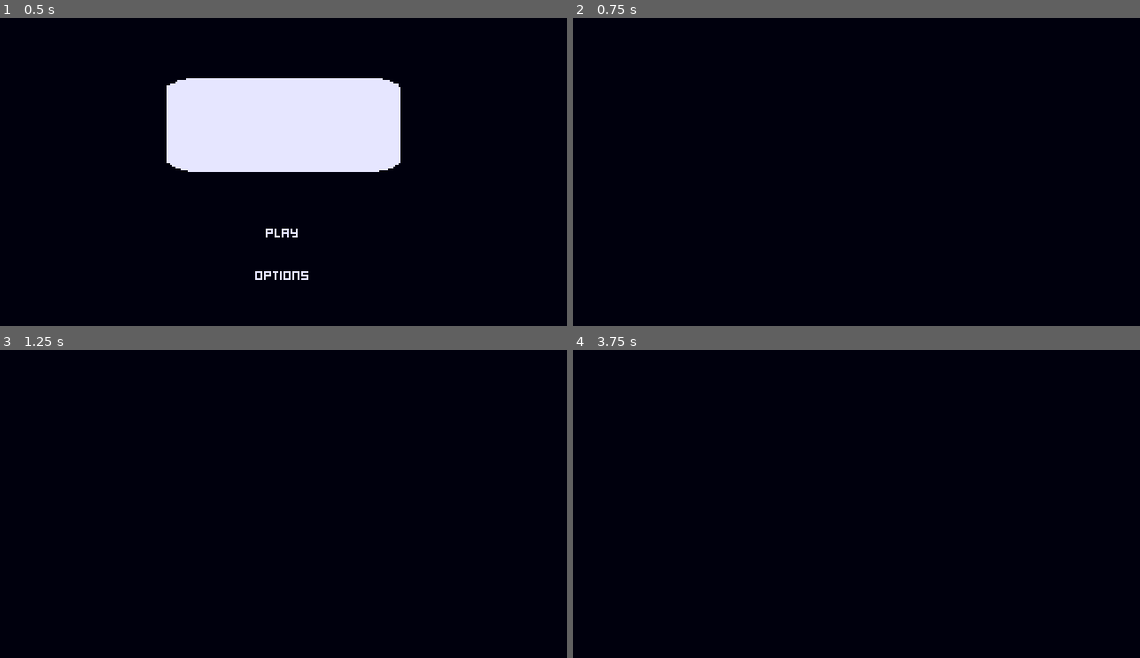
Above: before the commit, frames 1-4 (two rows, left to right).
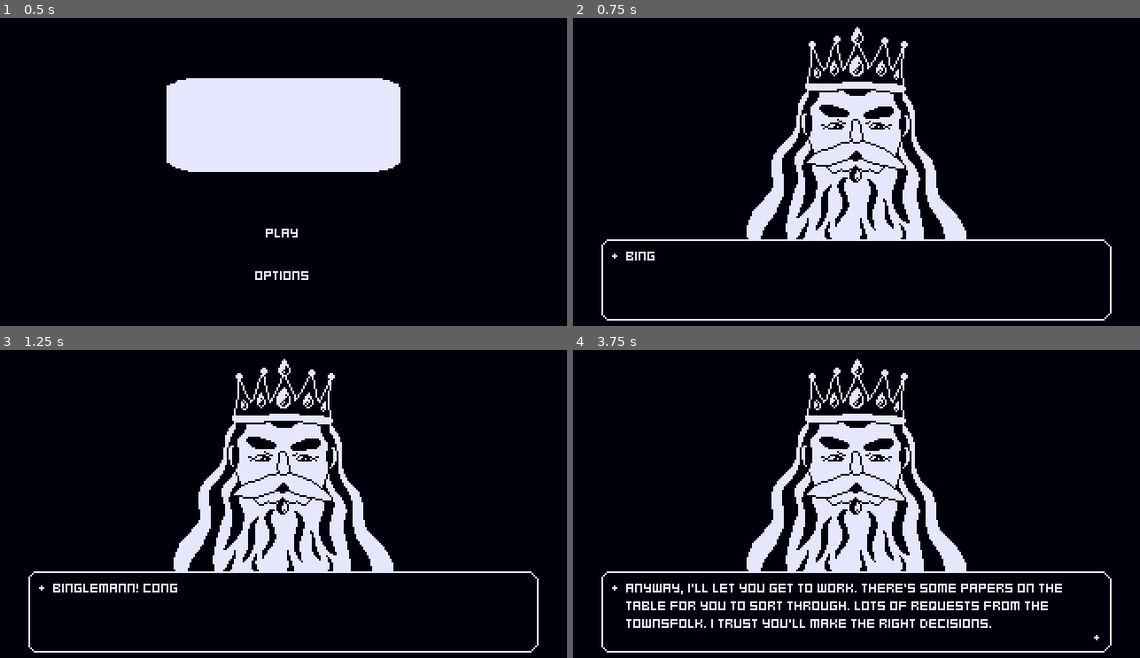
Above: after the commit, the same moments.

Repository: songbirdgamedev/b1t-jam-3-offering
Game: Godot game, scene res://scenes/title_screen.tscn
Same seed, same stepped clock (60 frames per second), same inputs: the game is played once before the commit and once after it. The engine's default icon, where the game draws it, is replaced by a stand-in: a white triangle on a blue panel in a dark square.
Inputs (mouse positions are in pixels of both pictures, inside the frame that each line leads up to):
- Up to frame 1 (0.5 s): no input
- Up to frame 2 (0.75 s): click "Play" at 0.5 s
- Up to frame 3 (1.25 s): no input
- Up to frame 4 (3.75 s): move the mouse to (981, 485) at 1.27 s; click (981, 485) at 1.35 s; tap Enter at 2 s; move the mouse to (743, 516) at 2.02 s; click (743, 516) at 2.1 s; move the mouse to (913, 430) at 2.77 s; click (913, 430) at 2.85 s; click (913, 430) at 3.5 s; move the mouse to (828, 565) at 3.52 s; click (828, 565) at 3.6 s

Frame 1 is identical in both runs. In frame 2, 11% of the frame differs, in the area x 5-95%, y 2-99%; in frame 3, 12%; in frame 4, 14%.

Commit message:
Add scenario and text system Minor changes to decision and dialogue scenes

Diff:
--- a/project.godot
+++ b/project.godot
@@ -19,6 +19,8 @@
 
 GameManager="*res://scripts/autoloads/game_manager.gd"
 LevelManager="*res://scripts/autoloads/level_manager.gd"
+TextManager="*res://scripts/autoloads/text_manager.gd"
+ScenarioManager="*res://scripts/autoloads/scenario_manager.gd"
 
 [display]
 
--- a/scenes/decision.tscn
+++ b/scenes/decision.tscn
@@ -1,82 +1,42 @@
-[gd_scene load_steps=10 format=3 uid="uid://djqjeafm2o7ae"]
+[gd_scene load_steps=5 format=3 uid="uid://djqjeafm2o7ae"]
 
-[ext_resource type="Shader" uid="uid://d0g20hi08muw6" path="res://resources/1-bit.gdshader" id="1_6617h"]
-[ext_resource type="Texture2D" uid="uid://brtumap3w2vj3" path="res://assets/sprites/king.png" id="1_ugbkg"]
+[ext_resource type="Script" uid="uid://bimndxlpd60c5" path="res://scripts/decision.gd" id="1_4swvt"]
 [ext_resource type="PackedScene" uid="uid://c844pkcuoapm0" path="res://scenes/text_box.tscn" id="2_4swvt"]
+[ext_resource type="Texture2D" uid="uid://ivk75cq16n7i" path="res://assets/sprites/paper.png" id="2_ugbkg"]
 [ext_resource type="PackedScene" uid="uid://fe347kyj24xi" path="res://scenes/decision_button.tscn" id="3_e23qt"]
 
-[sub_resource type="AtlasTexture" id="AtlasTexture_w3s3v"]
-atlas = ExtResource("1_ugbkg")
-region = Rect2(0, 0, 128, 128)
-
-[sub_resource type="AtlasTexture" id="AtlasTexture_27a5e"]
-atlas = ExtResource("1_ugbkg")
-region = Rect2(128, 0, 128, 128)
-
-[sub_resource type="AtlasTexture" id="AtlasTexture_iahoj"]
-atlas = ExtResource("1_ugbkg")
-region = Rect2(256, 0, 128, 128)
-
-[sub_resource type="SpriteFrames" id="SpriteFrames_yc706"]
-animations = [{
-"frames": [],
-"loop": true,
-"name": &"elders",
-"speed": 5.0
-}, {
-"frames": [{
-"duration": 1.0,
-"texture": SubResource("AtlasTexture_w3s3v")
-}, {
-"duration": 1.0,
-"texture": SubResource("AtlasTexture_27a5e")
-}, {
-"duration": 1.0,
-"texture": SubResource("AtlasTexture_iahoj")
-}],
-"loop": true,
-"name": &"king request",
-"speed": 5.0
-}]
-
-[sub_resource type="ShaderMaterial" id="ShaderMaterial_5ne8h"]
-shader = ExtResource("1_6617h")
-
 [node name="Decision" type="CanvasLayer"]
+script = ExtResource("1_4swvt")
 
 [node name="Background" type="ColorRect" parent="."]
 offset_right = 320.0
 offset_bottom = 180.0
 color = Color(0, 0, 0, 1)
 
-[node name="Requester" type="AnimatedSprite2D" parent="."]
+[node name="Sprite2D" type="Sprite2D" parent="."]
 position = Vector2(160, 116)
-sprite_frames = SubResource("SpriteFrames_yc706")
-animation = &"king request"
-autoplay = "king request"
-frame = 1
-frame_progress = 0.7259105
+texture = ExtResource("2_ugbkg")
 
 [node name="TextBox" parent="." instance=ExtResource("2_4swvt")]
-offset_left = -4.0
 offset_top = -172.0
-offset_right = -4.0
 offset_bottom = -122.0
 
-[node name="Decision1" parent="." instance=ExtResource("3_e23qt")]
-position = Vector2(4, 64)
+[node name="Buttons" type="Node2D" parent="."]
 
-[node name="Decision2" parent="." instance=ExtResource("3_e23qt")]
-position = Vector2(220, 64)
+[node name="Decision1" parent="Buttons" instance=ExtResource("3_e23qt")]
+position = Vector2(0, 64)
 
-[node name="Decision3" parent="." instance=ExtResource("3_e23qt")]
-position = Vector2(4, 128)
+[node name="Decision2" parent="Buttons" instance=ExtResource("3_e23qt")]
+position = Vector2(192, 64)
 
-[node name="Decision4" parent="." instance=ExtResource("3_e23qt")]
-position = Vector2(220, 128)
+[node name="Decision3" parent="Buttons" instance=ExtResource("3_e23qt")]
+position = Vector2(0, 128)
 
-[node name="ShaderRect" type="ColorRect" parent="."]
-material = SubResource("ShaderMaterial_5ne8h")
-offset_right = 320.0
-offset_bottom = 180.0
-mouse_behavior_recursive = 1
+[node name="Decision4" parent="Buttons" instance=ExtResource("3_e23qt")]
+position = Vector2(192, 128)
+
+[connection signal="text_finished" from="TextBox" to="." method="_on_text_box_text_finished"]
+[connection signal="button_pressed" from="Buttons/Decision1" to="." method="_on_decision_button_pressed"]
+[connection signal="button_pressed" from="Buttons/Decision2" to="." method="_on_decision_button_pressed"]
+[connection signal="button_pressed" from="Buttons/Decision3" to="." method="_on_decision_button_pressed"]
+[connection signal="button_pressed" from="Buttons/Decision4" to="." method="_on_decision_button_pressed"]
--- a/scenes/decision_button.tscn
+++ b/scenes/decision_button.tscn
@@ -1,26 +1,30 @@
-[gd_scene load_steps=3 format=3 uid="uid://fe347kyj24xi"]
+[gd_scene load_steps=4 format=3 uid="uid://fe347kyj24xi"]
 
+[ext_resource type="Script" uid="uid://d6u0p8lvdojl" path="res://scripts/decision_button.gd" id="1_1u7lj"]
 [ext_resource type="FontFile" uid="uid://d2avfcn8sbdrt" path="res://assets/Kenney Mini Square.ttf" id="1_pq7yr"]
 
 [sub_resource type="StyleBoxFlat" id="StyleBoxFlat_1u7lj"]
 bg_color = Color(0, 0, 0, 1)
 
 [node name="DecisionButton" type="Node2D"]
+script = ExtResource("1_1u7lj")
 metadata/_edit_group_ = true
 
 [node name="ColorRect" type="ColorRect" parent="."]
-offset_right = 96.0
-offset_bottom = 32.0
+offset_right = 128.0
+offset_bottom = 40.0
 metadata/_edit_group_ = true
 
 [node name="Button" type="Button" parent="ColorRect"]
 layout_mode = 0
 offset_left = 1.0
 offset_top = 1.0
-offset_right = 95.0
-offset_bottom = 31.0
+offset_right = 127.0
+offset_bottom = 39.0
 theme_override_fonts/font = ExtResource("1_pq7yr")
 theme_override_font_sizes/font_size = 8
 theme_override_styles/normal = SubResource("StyleBoxFlat_1u7lj")
 text = "Example
 text"
+
+[connection signal="pressed" from="ColorRect/Button" to="." method="_on_button_pressed"]
--- /dev/null
+++ b/scenes/dialogue.tscn
@@ -0,0 +1,58 @@
+[gd_scene load_steps=8 format=3 uid="uid://d3alufwghkqoq"]
+
+[ext_resource type="Texture2D" uid="uid://brtumap3w2vj3" path="res://assets/sprites/king.png" id="1_3n4vj"]
+[ext_resource type="Script" uid="uid://dmj6d1wo86v2r" path="res://scripts/dialogue.gd" id="1_bfpow"]
+[ext_resource type="PackedScene" uid="uid://c844pkcuoapm0" path="res://scenes/text_box.tscn" id="1_jwyou"]
+
+[sub_resource type="AtlasTexture" id="AtlasTexture_w3s3v"]
+atlas = ExtResource("1_3n4vj")
+region = Rect2(0, 0, 128, 128)
+
+[sub_resource type="AtlasTexture" id="AtlasTexture_27a5e"]
+atlas = ExtResource("1_3n4vj")
+region = Rect2(128, 0, 128, 128)
+
+[sub_resource type="AtlasTexture" id="AtlasTexture_iahoj"]
+atlas = ExtResource("1_3n4vj")
+region = Rect2(256, 0, 128, 128)
+
+[sub_resource type="SpriteFrames" id="SpriteFrames_bfpow"]
+animations = [{
+"frames": [],
+"loop": true,
+"name": &"elders",
+"speed": 5.0
+}, {
+"frames": [{
+"duration": 1.0,
+"texture": SubResource("AtlasTexture_w3s3v")
+}, {
+"duration": 1.0,
+"texture": SubResource("AtlasTexture_27a5e")
+}, {
+"duration": 1.0,
+"texture": SubResource("AtlasTexture_iahoj")
+}],
+"loop": true,
+"name": &"king request",
+"speed": 5.0
+}]
+
+[node name="Dialogue" type="CanvasLayer"]
+script = ExtResource("1_bfpow")
+
+[node name="Background" type="ColorRect" parent="."]
+offset_right = 320.0
+offset_bottom = 180.0
+color = Color(0, 0, 0, 1)
+
+[node name="Requester" type="AnimatedSprite2D" parent="."]
+position = Vector2(160, 66)
+sprite_frames = SubResource("SpriteFrames_bfpow")
+animation = &"king request"
+autoplay = "king request"
+
+[node name="TextBox" parent="." instance=ExtResource("1_jwyou")]
+offset_top = -50.0
+
+[connection signal="textbox_closed" from="TextBox" to="." method="_on_text_box_textbox_closed"]
--- a/scenes/game_running.tscn
+++ b/scenes/game_running.tscn
@@ -1,25 +1,124 @@
-[gd_scene load_steps=4 format=3 uid="uid://kamqvsxntcfy"]
+[gd_scene load_steps=10 format=3 uid="uid://kamqvsxntcfy"]
 
+[ext_resource type="Script" uid="uid://du0dfejnvmre2" path="res://scripts/game_running.gd" id="1_bqy44"]
 [ext_resource type="Shader" uid="uid://d0g20hi08muw6" path="res://resources/1-bit.gdshader" id="1_vrqnk"]
-[ext_resource type="PackedScene" path="res://scenes/text_box.tscn" id="1_vx5he"]
+[ext_resource type="PackedScene" uid="uid://djqjeafm2o7ae" path="res://scenes/decision.tscn" id="2_g3a6y"]
+[ext_resource type="PackedScene" uid="uid://d3alufwghkqoq" path="res://scenes/dialogue.tscn" id="2_ie5wa"]
 
 [sub_resource type="ShaderMaterial" id="ShaderMaterial_vx5he"]
 shader = ExtResource("1_vrqnk")
 
-[node name="Game" type="Node2D"]
+[sub_resource type="Animation" id="Animation_diwep"]
+length = 0.001
+tracks/0/type = "value"
+tracks/0/imported = false
+tracks/0/enabled = true
+tracks/0/path = NodePath("FadeRect:size")
+tracks/0/interp = 1
+tracks/0/loop_wrap = true
+tracks/0/keys = {
+"times": PackedFloat32Array(0),
+"transitions": PackedFloat32Array(1),
+"update": 0,
+"values": [Vector2(320, 0)]
+}
+tracks/1/type = "value"
+tracks/1/imported = false
+tracks/1/enabled = true
+tracks/1/path = NodePath("Dialogue:visible")
+tracks/1/interp = 1
+tracks/1/loop_wrap = true
+tracks/1/keys = {
+"times": PackedFloat32Array(0),
+"transitions": PackedFloat32Array(1),
+"update": 1,
+"values": [true]
+}
+tracks/2/type = "value"
+tracks/2/imported = false
+tracks/2/enabled = true
+tracks/2/path = NodePath("Decision:visible")
+tracks/2/interp = 1
+tracks/2/loop_wrap = true
+tracks/2/keys = {
+"times": PackedFloat32Array(0),
+"transitions": PackedFloat32Array(1),
+"update": 1,
+"values": [true]
+}
 
-[node name="CanvasLayer" type="CanvasLayer" parent="."]
+[sub_resource type="Animation" id="Animation_g3a6y"]
+resource_name = "decision_to_dialogue"
 
-[node name="Background" type="ColorRect" parent="CanvasLayer"]
+[sub_resource type="Animation" id="Animation_ie5wa"]
+resource_name = "dialogue_to_decision"
+tracks/0/type = "value"
+tracks/0/imported = false
+tracks/0/enabled = true
+tracks/0/path = NodePath("FadeRect:size")
+tracks/0/interp = 1
+tracks/0/loop_wrap = true
+tracks/0/keys = {
+"times": PackedFloat32Array(0, 0.5, 1),
+"transitions": PackedFloat32Array(1, 1, 1),
+"update": 0,
+"values": [Vector2(320, 0), Vector2(320, 180), Vector2(320, 0)]
+}
+tracks/1/type = "value"
+tracks/1/imported = false
+tracks/1/enabled = true
+tracks/1/path = NodePath("Dialogue:visible")
+tracks/1/interp = 1
+tracks/1/loop_wrap = true
+tracks/1/keys = {
+"times": PackedFloat32Array(0, 0.5),
+"transitions": PackedFloat32Array(1, 1),
+"update": 1,
+"values": [true, false]
+}
+tracks/2/type = "value"
+tracks/2/imported = false
+tracks/2/enabled = true
+tracks/2/path = NodePath("Decision:visible")
+tracks/2/interp = 1
+tracks/2/loop_wrap = true
+tracks/2/keys = {
+"times": PackedFloat32Array(0, 0.5),
+"transitions": PackedFloat32Array(1, 1),
+"update": 1,
+"values": [false, true]
+}
+
+[sub_resource type="AnimationLibrary" id="AnimationLibrary_rh7os"]
+_data = {
+&"RESET": SubResource("Animation_diwep"),
+&"decision_to_dialogue": SubResource("Animation_g3a6y"),
+&"dialogue_to_decision": SubResource("Animation_ie5wa")
+}
+
+[node name="Game" type="CanvasLayer"]
+script = ExtResource("1_bqy44")
+
+[node name="Dialogue" parent="." instance=ExtResource("2_ie5wa")]
+layer = 0
+
+[node name="Decision" parent="." instance=ExtResource("2_g3a6y")]
+layer = 0
+
+[node name="FadeRect" type="ColorRect" parent="."]
 offset_right = 320.0
-offset_bottom = 180.0
 color = Color(0, 0, 0, 1)
 
-[node name="TextBox" parent="CanvasLayer" instance=ExtResource("1_vx5he")]
-offset_top = -50.0
-
-[node name="ShaderRect" type="ColorRect" parent="CanvasLayer"]
+[node name="ShaderRect" type="ColorRect" parent="."]
 material = SubResource("ShaderMaterial_vx5he")
 offset_right = 320.0
 offset_bottom = 180.0
 mouse_behavior_recursive = 1
+
+[node name="AnimationPlayer" type="AnimationPlayer" parent="."]
+libraries = {
+&"": SubResource("AnimationLibrary_rh7os")
+}
+
+[connection signal="dialogue_finished" from="Dialogue" to="." method="_on_dialogue_dialogue_finished"]
+[connection signal="animation_finished" from="AnimationPlayer" to="." method="_on_animation_player_animation_finished"]
--- a/scripts/autoloads/game_manager.gd
+++ b/scripts/autoloads/game_manager.gd
@@ -1,12 +1,13 @@
 extends Node
 
-#player variables
-var village_population: int = 30
-var food: int = 100
-var money: int = 100
 
-#world variables
-var king_approval: int = 20
-var deity_approval: int = 50
-var winter_intensity: float = 50
-var allied_soldiers: bool = false
+var player_name: String = "Binglemann"
+var stats: Dictionary = {
+	"food": 100,
+	"money": 100,
+	"village_approval": 50,
+	"king_approval": 20,
+	"deity_approval": 30,
+	"winter_intensity": 50
+}
+var weeks_left: int = 9
--- /dev/null
+++ b/scripts/autoloads/scenario_manager.gd
@@ -0,0 +1,42 @@
+extends Node
+
+
+var early: Array[Scenario] = [
+	Scenario.new("You need to test a scenario!", [
+		Option.new("test one", {
+			"village_approval": 5
+		}),
+		Option.new("test two", {
+			"village_approval": -1
+		}),
+		Option.new("test three", {
+			"village_approval": 50
+		}),
+		Option.new("test four", {
+			"village_approval": -10
+		}),
+		Option.new("test five", {
+			"village_approval": 10
+		}),
+		Option.new("test six", {
+			"village_approval": 55
+		})
+	])
+]
+
+var mid: Array[Scenario] = []
+
+var late: Array[Scenario] = []
+
+
+func get_scenario() -> Scenario:
+	var weeks = GameManager.weeks_left
+	var list: Array[Scenario]
+	if weeks >= 7:
+		list = early
+	elif weeks >= 4:
+		list = mid
+	else:
+		list = late
+	list.shuffle()
+	return list.pop_back()
--- /dev/null
+++ b/scripts/autoloads/text_manager.gd
@@ -0,0 +1,8 @@
+extends Node
+
+
+var intro: Array[String] = [
+	GameManager.player_name + "! Congratulations on winning the election! Ready for your first day on the job?",
+	"I know it's not the easiest role in the world, but the people had faith in you. I'm sure you'll do just fine.",
+	"Anyway, I'll let you get to work. There's some papers on the table for you to sort through. Lots of requests from the townsfolk. I trust you'll make the right decisions."
+]
--- /dev/null
+++ b/scripts/decision.gd
@@ -0,0 +1,34 @@
+class_name Decision
+extends CanvasLayer
+
+
+@onready var text_box: TextBox = $TextBox
+@onready var buttons: Node2D = $Buttons
+
+var scenario: Scenario
+
+signal decision_made
+
+
+func set_prompt(text: String) -> void:
+	text_box.queue_text(text)
+
+
+func set_options(options: Array[Option]) -> void:
+	options.shuffle()
+	for i in len(buttons.get_children()):
+		buttons.get_child(i).set_option(options[i])
+
+
+func set_scenario() -> void:
+	scenario = ScenarioManager.get_scenario()
+	set_options(scenario.options)
+	set_prompt(scenario.text)
+
+
+func _on_text_box_text_finished() -> void:
+	buttons.show()
+
+
+func _on_decision_button_pressed() -> void:
+	decision_made.emit()
--- /dev/null
+++ b/scripts/decision_button.gd
@@ -0,0 +1,20 @@
+class_name DecisionButton
+extends Node2D
+
+
+@onready var button: Button = $ColorRect/Button
+var result: Dictionary
+
+signal button_pressed
+
+
+func set_option(option: Option) -> void:
+	button.text = option.text
+	result = option.result
+
+
+func _on_button_pressed() -> void:
+	for key in result.keys():
+		GameManager.stats[key] += result[key]
+
+	button_pressed.emit()
--- /dev/null
+++ b/scripts/dialogue.gd
@@ -0,0 +1,16 @@
+class_name Dialogue
+extends CanvasLayer
+
+
+@onready var text_box: TextBox = $TextBox
+
+signal dialogue_finished
+
+
+func show_dialogue(lines: Array[String]) -> void:
+	for line in lines:
+		text_box.queue_text(line)
+
+
+func _on_text_box_textbox_closed() -> void:
+	dialogue_finished.emit()
--- /dev/null
+++ b/scripts/game_running.gd
@@ -0,0 +1,22 @@
+extends CanvasLayer
+
+
+@onready var text_box: TextBox = $Dialogue/TextBox
+@onready var dialogue: Dialogue = $Dialogue
+@onready var decision: Decision = $Decision
+@onready var animation_player: AnimationPlayer = $AnimationPlayer
+
+
+func _ready() -> void:
+	dialogue.show_dialogue(TextManager.intro)
+	decision.visible = false
+
+
+func _on_dialogue_dialogue_finished() -> void:
+	animation_player.play("dialogue_to_decision")
+
+
+func _on_animation_player_animation_finished(anim_name: StringName) -> void:
+	match anim_name:
+		"dialogue_to_decision":
+			decision.set_scenario()
--- /dev/null
+++ b/scripts/option.gd
@@ -0,0 +1,11 @@
+class_name Option
+extends Node
+
+
+var text: String
+var result: Dictionary
+
+
+func _init(t: String, r: Dictionary) -> void:
+	text = t
+	result = r
--- /dev/null
+++ b/scripts/scenario.gd
@@ -0,0 +1,11 @@
+class_name Scenario
+extends Node
+
+
+var text: String
+var options: Array[Option]
+
+
+func _init(t: String, o: Array[Option]) -> void:
+	text = t
+	options = o
--- a/scripts/text_box.gd
+++ b/scripts/text_box.gd
@@ -1,3 +1,4 @@
+class_name TextBox
 extends MarginContainer
 
 
@@ -5,7 +6,7 @@
 @onready var end: Label = $Panel/MarginContainer/HBoxContainer/End
 @onready var label: RichTextLabel = $Panel/MarginContainer/HBoxContainer/RichTextLabel
 
-const CHAR_READ_RATE = 0.05
+const CHAR_READ_RATE = 0.04
 
 enum State {
 	READY,
@@ -17,6 +18,9 @@
 var text_queue: Array[String] = []
 var text_tween: Tween
 var duration: float
+
+signal textbox_closed
+signal text_finished
 
 
 func _ready() -> void:
@@ -37,6 +41,7 @@
 			if Input.is_action_just_pressed("confirm"):
 				_change_state(State.READY)
 				if text_queue.is_empty():
+					textbox_closed.emit()
 					_hide_text_box()
 
 
@@ -73,6 +78,7 @@
 
 func _on_text_finished() -> void:
 	end.text = "+"
+	text_finished.emit()
 	_change_state(State.FINISHED)
 
 
Binary file added: assets/sprites/paper.png
Not shown, added: assets/sprites/paper.png.import
Not shown, added: scripts/autoloads/scenario_manager.gd.uid
Not shown, added: scripts/autoloads/text_manager.gd.uid
Not shown, added: scripts/decision.gd.uid
Not shown, added: scripts/decision_button.gd.uid
Not shown, added: scripts/dialogue.gd.uid
Not shown, added: scripts/game_running.gd.uid
Not shown, added: scripts/option.gd.uid
Not shown, added: scripts/scenario.gd.uid
